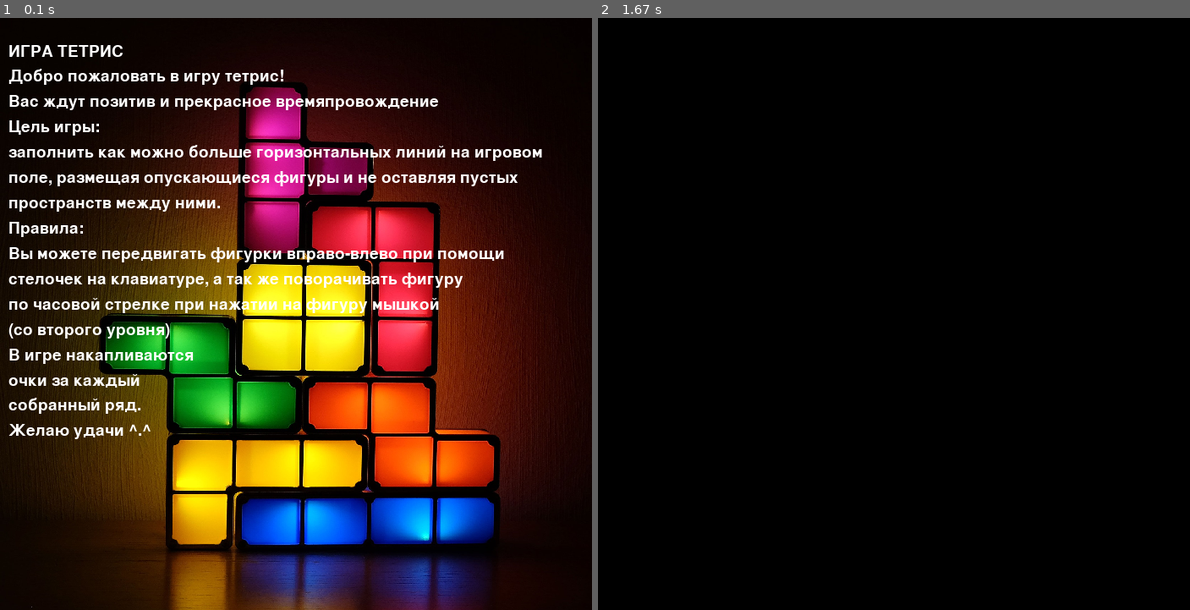
Above: before the commit, frames 1-2 (left to right).
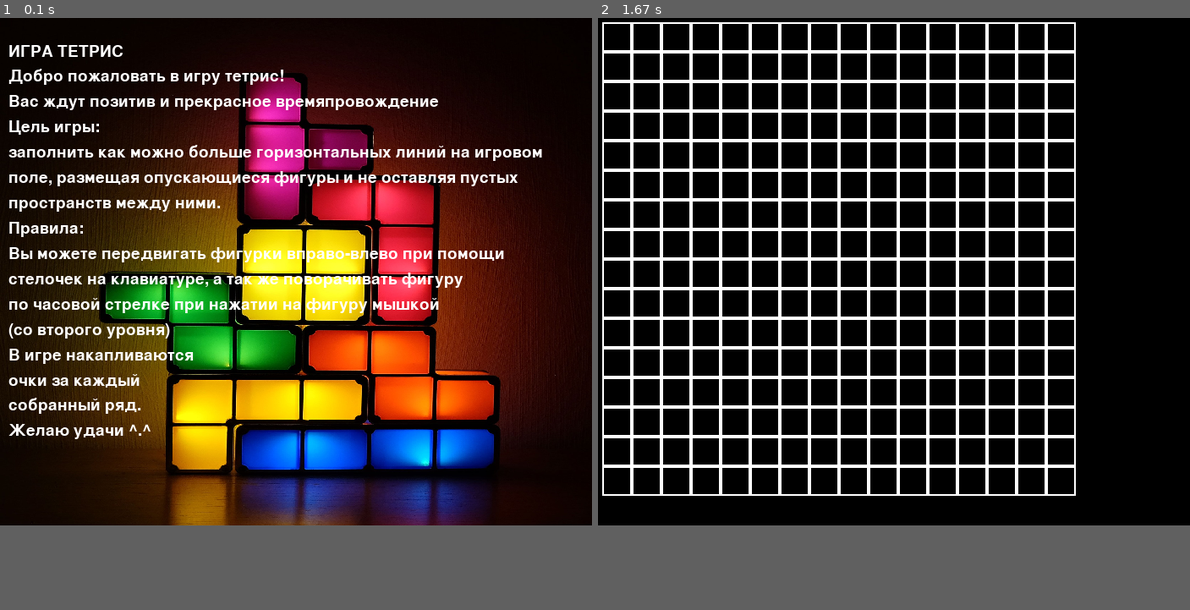
Above: after the commit, the same moments.

Repository: Natasha-rare/Pygame_project
Game: pygame game, started from Проект.py
The game is run twice, just before and just after one commit, with the same random seed, the same clock (stepped at 60 frames per second) and the same inputs.
Inputs:
- Up to frame 1 (0.1 s): no input
- Up to frame 2 (1.67 s): tap Enter at 0.33 s
The window is 700x700 before the commit and 700x600 after it. Grey fills any space a smaller window leaves; there, only what the larger window draws over its background counts as a difference.

The runs differ from the first frame. In frame 1, 38% of the frame differs, in the area x 3-96%, y 9-100%; in frame 2, 14%.

Commit message:
Добавлено изображение поля (16 * 16)

Diff:
--- a/Проект.py
+++ b/Проект.py
@@ -6,7 +6,7 @@
 pygame.key.set_repeat(200, 70)
 FPS = 50
 WIDTH = 700
-HEIGHT = 700
+HEIGHT = 600
 STEP = 10
 
 screen = pygame.display.set_mode((WIDTH, HEIGHT))
@@ -28,9 +28,6 @@
             color_key = image.get_at((0, 0))
         image.set_colorkey(color_key)
     return image
-
-
-
 
 
 def terminate():
@@ -74,14 +71,35 @@
             if event.type == pygame.QUIT:
                 terminate()
             elif event.type == pygame.KEYDOWN or event.type == pygame.MOUSEBUTTONDOWN:
-                return  # начинаем игру
+                screen.fill((0, 0, 0))
+                board = Board(16, 16)# начинаем игру
+                board.render(screen)
         pygame.display.flip()
         clock.tick(FPS)
 
+class Board:
+    # создание поля
+    def __init__(self, width, height):
+        self.width = width
+        self.height = height
+        self.board = [[0] * width for _ in range(height)]
+        # значения по умолчанию
+        self.left = 5
+        self.top = 5
+        self.cell_size = 35
 
+    # настройка внешнего вида
+    def set_view(self, left, top, cell_size):
+        self.left = left
+        self.top = top
+        self.cell_size = cell_size
 
-
-
+    def render(self, screen):
+        for i in range(self.height):
+            for j in range(self.width):
+                pygame.draw.rect(screen, (255, 255, 255),
+                                 [self.left + self.cell_size * j, self.top + self.cell_size * i,
+                                                           self.cell_size, self.cell_size], 2)
 
 
 start_screen()
@@ -89,14 +107,10 @@
 running = True
 
 while running:
-
     for event in pygame.event.get():
         if event.type == pygame.QUIT:
             running = False
-
-
     screen.fill(pygame.Color(0, 0, 0))
-
     pygame.display.flip()
 
     clock.tick(FPS)
